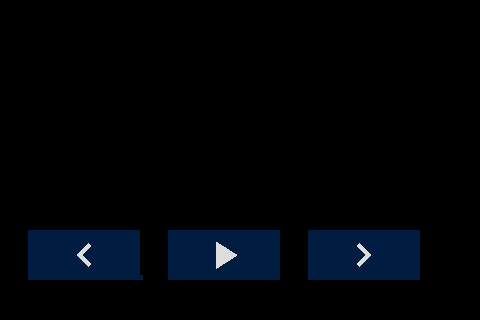
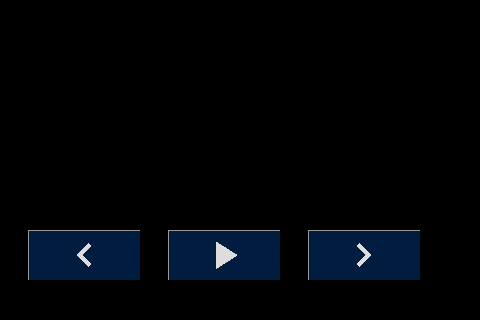
Layers edited between the first and the second 480×320 image:
painted on "Baggrund" over [28, 230, 420, 280]
